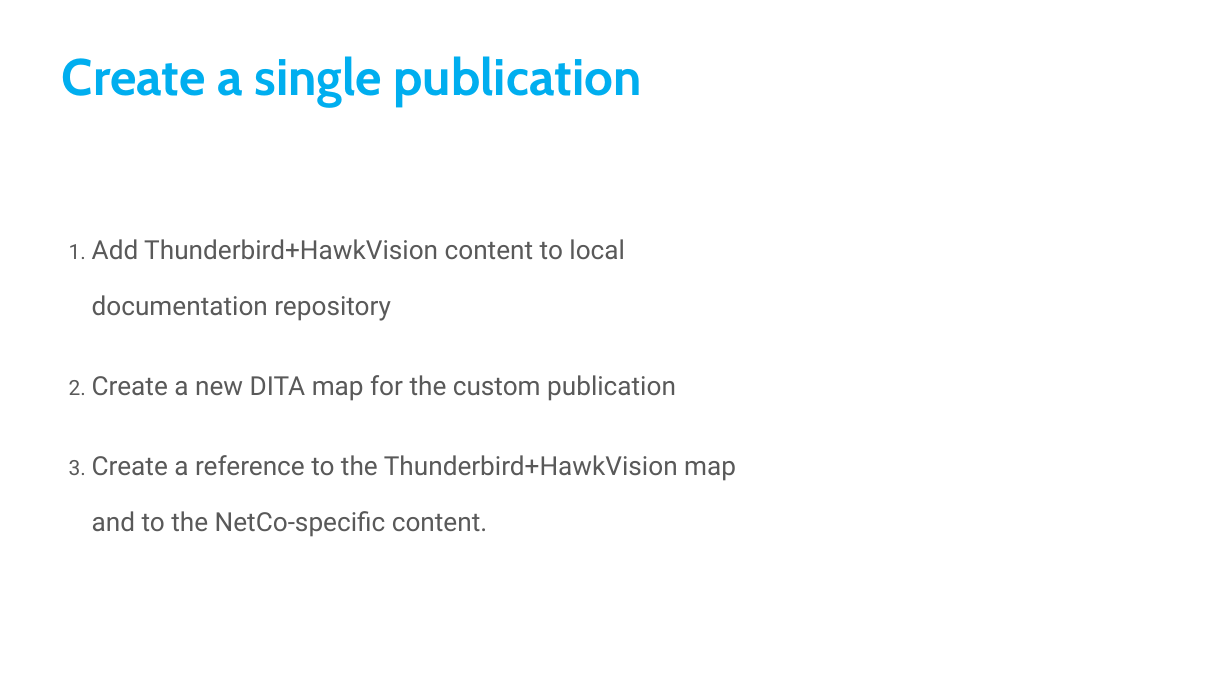
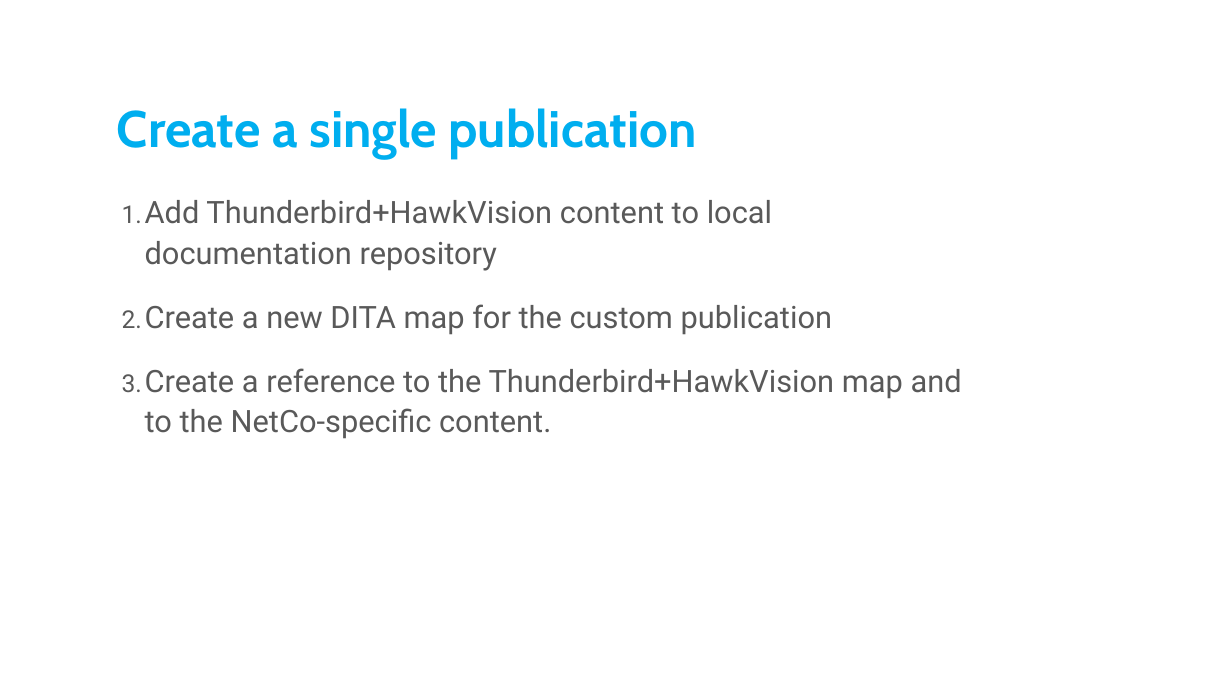
Before and after one commit to dita-tekom-interoperability-demo/demo-doc-source, a slide deck: slide 4 of DITA for Publishers scenario.pptx. Drawn at 1232x693 pixels with LibreOffice and Linux fonts; fonts in the diff are those of the drawing; background and template pictures are left out. Boxes give left, top, right and bottom in pixels: in the first picture for what was removed or moved away, otherwise in the second. Text is boxed around its words. In the diff, an @@ line names an element or a change of style, - is before the commit and + after.

Commit message:
Start of publication sample

```diff
--- a/DITA for Publishers scenario.pptx
+++ b/DITA for Publishers scenario.pptx
@@ title "Create a single publication": place and size @@
-title "Create a single publication" at (62, 56, 642, 106)
+title "Create a single publication" at (117, 108, 697, 158)
@@ text "Add Thunderbird+HawkVision content to local ...": place and size @@
-text "Add Thunderbird+HawkVision content to local ..." at (92, 239, 736, 537)
+text "Add Thunderbird+HawkVision content to local ..." at (145, 200, 962, 439)
@@ text "Add Thunderbird+HawkVision content to local ..." at (145, 200, 962, 439): size 20.4 to 24 pt; line spacing 1.8 to 1.1 @@
```
Also in this commit, not shown: 5 other slides changed, 3 other files.
